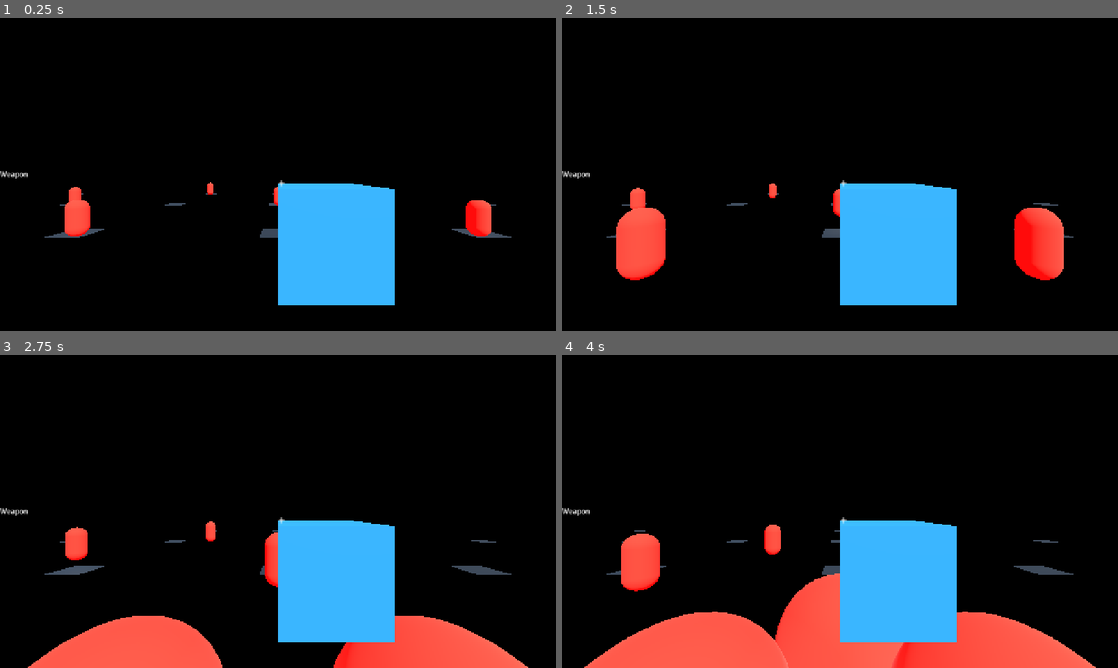
Above: before the commit, frames 1-4 (two rows, left to right).
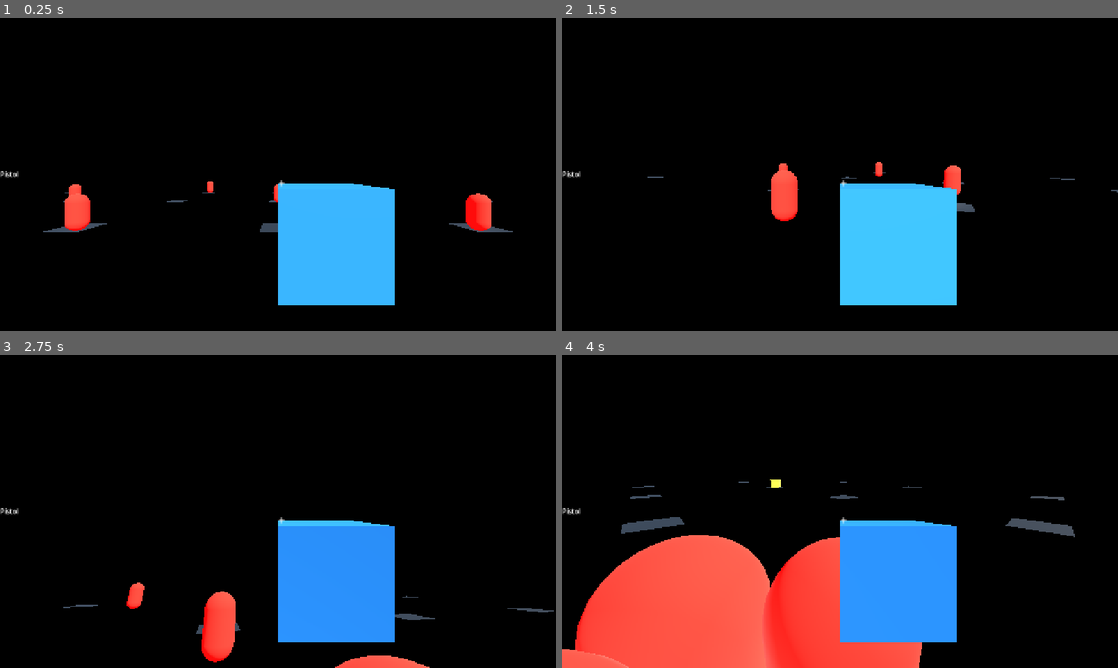
Above: after the commit, the same moments.

Repository: JustSadSock/bombastik
Game: Godot game, scene res://scenes/Main.tscn
Same seed, same stepped clock (60 frames per second), same inputs: the game is played once before the commit and once after it.
Inputs (mouse positions are in pixels of both pictures, inside the frame that each line leads up to):
- Up to frame 1 (0.25 s): no input
- Up to frame 2 (1.5 s): tap Enter at 0.5 s; move the mouse to (962, 158) at 0.52 s; move the mouse to (728, 190) at 1.27 s
- Up to frame 3 (2.75 s): move the mouse to (333, 442) at 2.02 s
- Up to frame 4 (4 s): move the mouse to (812, 574) at 2.77 s; move the mouse to (1006, 558) at 3.52 s

The runs differ from the first frame. In frame 1, 1.1% of the frame differs, in the area x 0-93%, y 48-71%; in frame 2, 5.2%; in frame 3, 18%; in frame 4, 24%, in the area x 0-96%, y 39-100%.
Error before the commit: Parse Error: Invalid operands "float" and "float" for "%" operator. (res://scripts/player.gd:169)
Error after the commit: Invalid access to property or key 'translation' on a base object of type 'Camera3D'. (res://scripts/player.gd:181)

Commit message:
Fix head bob and audio generator compatibility

Diff:
--- a/audio/fire_sine.tres
+++ b/audio/fire_sine.tres
@@ -1,5 +1,5 @@
-[gd_resource type="AudioStreamSineWave" format=3]
+[gd_resource type="AudioStreamGenerator" format=3]
 
 [resource]
-frequency = 520.0
-volume_db = -8.0
+mix_rate = 44100.0
+buffer_length = 0.3
--- a/audio/hurt_sine.tres
+++ b/audio/hurt_sine.tres
@@ -1,5 +1,5 @@
-[gd_resource type="AudioStreamSineWave" format=3]
+[gd_resource type="AudioStreamGenerator" format=3]
 
 [resource]
-frequency = 240.0
-volume_db = -6.0
+mix_rate = 44100.0
+buffer_length = 0.4
--- a/audio/step_sine.tres
+++ b/audio/step_sine.tres
@@ -1,5 +1,5 @@
-[gd_resource type="AudioStreamSineWave" format=3]
+[gd_resource type="AudioStreamGenerator" format=3]
 
 [resource]
-frequency = 120.0
-volume_db = -12.0
+mix_rate = 44100.0
+buffer_length = 0.25
--- a/scripts/player.gd
+++ b/scripts/player.gd
@@ -166,7 +166,7 @@
         var bob_offset = sin(bob_time) * head_bob_amount
         weapon_mesh.position = weapon_mesh.position.lerp(weapon_rest_position + Vector3(0, bob_offset, 0), 10.0 * delta)
         weapon_mesh.rotation.z = lerp(weapon_mesh.rotation.z, sin(bob_time * 2.0) * head_bob_amount * 2.5, 8.0 * delta)
-        if step_audio and not step_audio.playing and bob_time % PI < 0.1:
+        if step_audio and not step_audio.playing and fmod(bob_time, PI) < 0.1:
             step_audio.play()
     else:
         bob_time = 0.0
